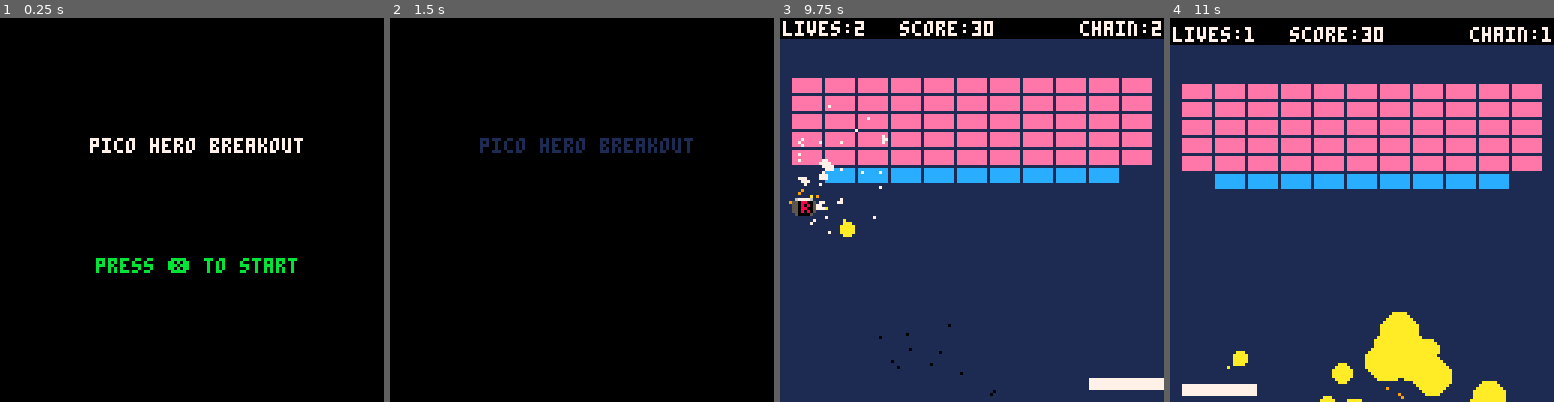
Above: before the commit, frames 1-4 (left to right).
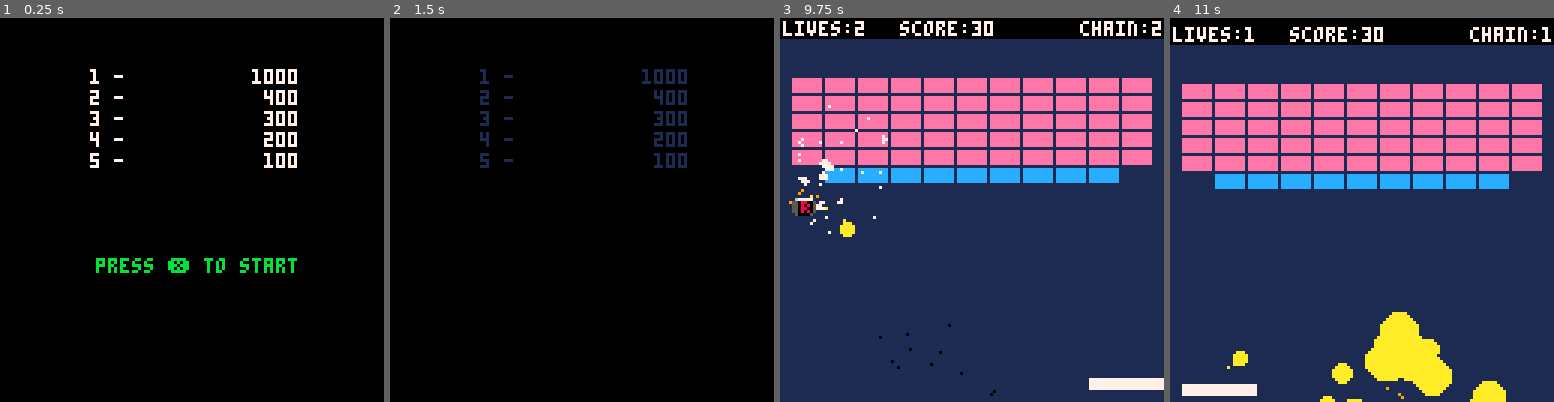
Above: after the commit, the same moments.

Repository: steka/lazydevs-pico8-breakout-hero
Game: PICO-8 cartridge hero1.p8
Same seed, same stepped clock (60 frames per second), same inputs: the game is played once before the commit and once after it.
Inputs:
- Up to frame 1 (0.25 s): no input
- Up to frame 2 (1.5 s): tap O (Z key) at 0.7 s
- Up to frame 3 (9.75 s): hold Right 1.6-2.1 s; tap O (Z key) every 0.4 s from 1.7 to 9.7 s; hold Right 2.47-3.03 s; hold Left 3.08-3.58 s; hold Right 4.02-4.68 s; hold Left 5.08-5.68 s; hold Right 6.08-6.58 s; hold Right 6.63-7.13 s; hold Right 7.5-8.07 s; hold Left 8.12-8.62 s; hold Right 9.05-9.72 s
- Up to frame 4 (11 s): tap O (Z key) at 10.1, 10.5, 10.9 s; hold Left 10.12-10.72 s

The runs differ from the first frame. In frame 1, 2.2% of the frame differs, in the area x 23-79%, y 13-40%; in frame 2, 2.2%; in frame 3, less than 0.1%; in frame 4, nothing differs.

Commit message:
Breakout #45 - High Score List
https://www.youtube.com/watch?v=riangW8dqhY

Diff:
--- a/hero1.p8
+++ b/hero1.p8
@@ -16,6 +16,7 @@
 --     - high score music
 
 function _init()
+ cartdata("layzdevs_hero1")
  cls()
  mode="start"
  level=""
@@ -54,6 +55,12 @@
 
  lasthitx=0
  lasthity=0
+
+ --highscrore
+ hs={}
+ loadhs()
+ hs[1]=1000
+ savehs()
 end
 
 function startgame()
@@ -1236,7 +1242,8 @@
 
 function draw_start()
  cls()
- print("pico hero breakout",30,40,7)
+ --print("pico hero breakout",30,40,7)
+ prinths(0)
  print("press ❎ to start",32,80,blink_g)
 end
 
@@ -1333,37 +1340,90 @@
   print("chain:"..chain.."x",100,1,7)
  end
 end
-…(34 lines of a section not shown)…
+-->8
+--highscore tab
+
+--resets the high score list
+function reseths()
+ --create default values
+ hs={500,400,300,200,100}
+ savehs()
+end
+
+--load the highscore list
+function loadhs()
+ local _slot=0
+
+ if dget(0)==1 then
+  --load the data
+  _slot+=1
+  for i=1,5 do
+   hs[i]=dget(_slot)
+   _slot+=1
+  end
+ else
+  --file is empty
+  reseths()
+ end
+end
+
+--save the high score list
+function savehs()
+ local _slot
+ dset(0, 1)
+ --load the data
+ _slot=1
+ for i=1,5 do
+  dset(_slot,hs[i])
+  _slot+=1
+ end
+end
+
+--prints the high score list
+function prinths(_x)
+ for i=1,5 do
+  print(i.." - ",_x+30,10+7*i,7)
+  local _score=" "..hs[i]
+
+  print(_score,(_x+100)-(#_score*4),10+7*i,7)
+ end
+end
+…(16 lines of a section not shown)…
+__map__
+0000000000000000000000000000000000000000000000000000000000000000000000000000000000000000000000000000000000000000000000000000000000000000000000000000000000000000000000000000000000000000000000000000000000000000000000000000000000000000000000000000000000000000
+0000000000000000000000000000000000000000000000000000000000000000000000000000000000000000000000000000000000000000000000000000000000000000000000000000000000000000000000000000000000000000000000000000000000000000000000000000000000000000000000000000000000000000
+0000000000010100000000000000000000000000000000000000000000000000000000000000000000000000000000000000000000000000000000000000000000000000000000000000000000000000000000000000000000000000000000000000000000000000000000000000000000000000000000000000000000000000
+0000000001010101000000000000000000000000000000000000000000000000000000000000000000000000000000000000000000000000000000000000000000000000000000000000000000000000000000000000000000000000000000000000000000000000000000000000000000000000000000000000000000000000
+0000000001010001000000000000000000000000000000000000000000000000000000000000000000000000000000000000000000000000000000000000000000000000000000000000000000000000000000000000000000000000000000000000000000000000000000000000000000000000000000000000000000000000
+…(17 lines of a section not shown)…
Not shown, changed: 18 lines of the sprite sheet (__gfx__) section of hero1.p8
Not shown, changed: the sound effects (__sfx__) section of hero1.p8
